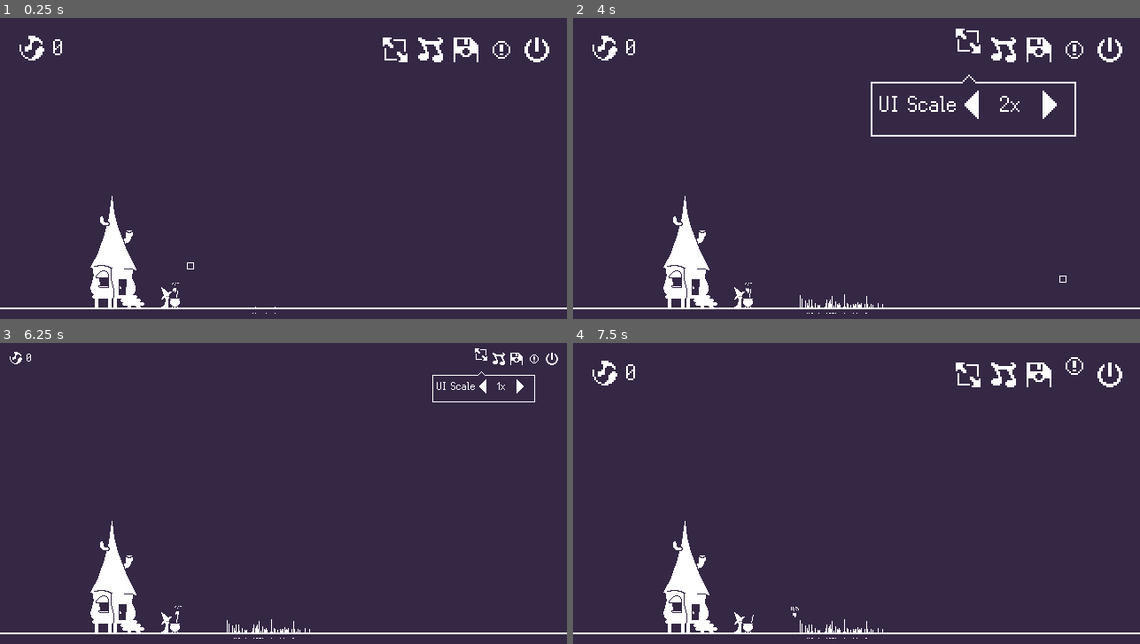
Above: before the commit, frames 1-4 (two rows, left to right).
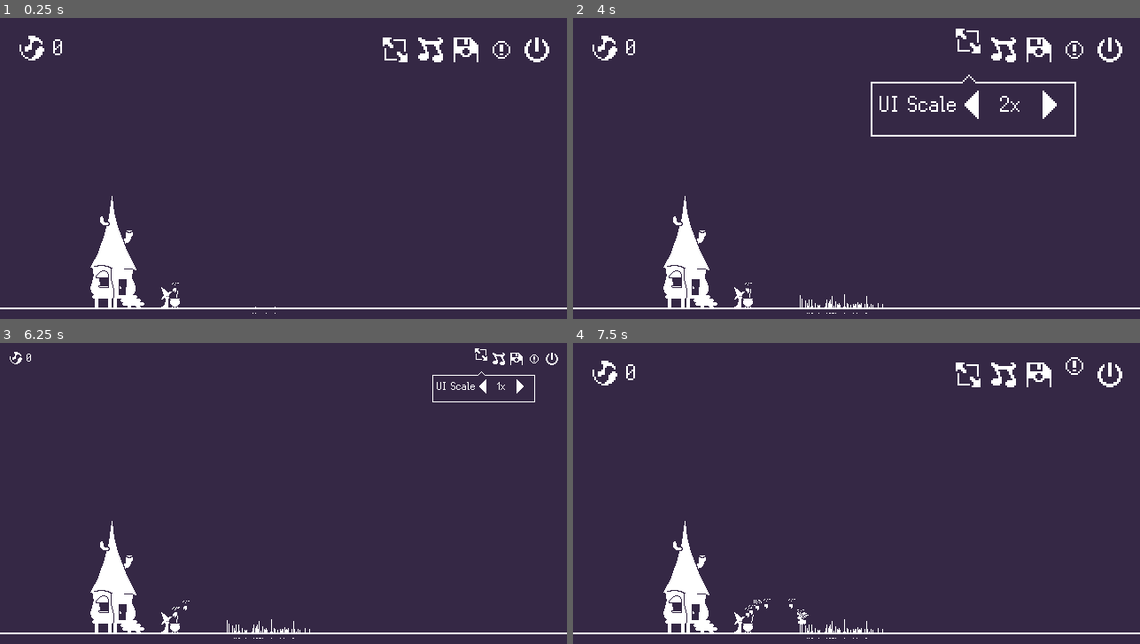
Above: after the commit, the same moments.

Repository: nicokumike/MajoKara
Game: Godot game, scene res://main.tscn
Two runs of this game, one before a commit and one after it. Both use one fixed random seed, a clock stepped at 60 frames per second and the inputs below.
Inputs (mouse positions are in pixels of both pictures, inside the frame that each line leads up to):
- Up to frame 1 (0.25 s): no input
- Up to frame 2 (4 s): click (969, 51) at 0.5 s; click (1071, 51) at 1.25 s; click (969, 51) at 2 s; click (981, 105) at 2.75 s; click (1088, 60) at 3.5 s
- Up to frame 3 (6.25 s): click (498, 376) at 4.25 s; click (396, 376) at 5 s; click (408, 430) at 5.75 s
- Up to frame 4 (7.5 s): click (1088, 385) at 6.5 s; click (1071, 376) at 7.25 s

The runs differ from the first frame. In frame 1, less than 0.1% of the frame differs, in the area x 32-35%, y 81-84%; in frame 2, less than 0.1%; in frame 3, less than 0.1%; in frame 4, 0.1%, in the area x 30-42%, y 85-94%.

Commit message:
holy shit this is so cool

Diff:
--- a/Entities/Environment/ground.tscn
+++ b/Entities/Environment/ground.tscn
@@ -8,7 +8,6 @@
 [ext_resource type="Script" uid="uid://dpsa1igwwgwj1" path="res://Entities/Environment/planter.gd" id="7_d6xj7"]
 [ext_resource type="Theme" uid="uid://g8abk264gjw4" path="res://Assets/UI/Themes/label.tres" id="7_rt06b"]
 [ext_resource type="PackedScene" uid="uid://naq2dhl5ely2" path="res://Entities/Fairies/Fairy.tscn" id="8_rt06b"]
-[ext_resource type="PackedScene" uid="uid://b31we60e2a6bc" path="res://Entities/Debug/boxxerton.tscn" id="9_4e8f1"]
 
 [sub_resource type="Animation" id="Animation_3ryhh"]
 length = 0.001
@@ -54,6 +53,12 @@
 "points": PackedVector2Array(0, 0, 0, 0, 200, 0, 0, 0, 0, 0, 100, 0)
 }
 point_count = 2
+
+[sub_resource type="Curve2D" id="Curve2D_rt06b"]
+resource_local_to_scene = true
+
+[sub_resource type="Curve2D" id="Curve2D_4e8f1"]
+resource_local_to_scene = true
 
 [node name="Ground" type="Node2D"]
 script = ExtResource("1_xacfp")
@@ -119,8 +124,42 @@
 
 [node name="MainFairy" parent="." instance=ExtResource("8_rt06b")]
 position = Vector2(197.545, -16.565)
+curve = SubResource("Curve2D_rt06b")
 
-[node name="Boxxerton" parent="." instance=ExtResource("9_4e8f1")]
-position = Vector2(193, -43)
+[node name="MainFairy2" parent="." instance=ExtResource("8_rt06b")]
+position = Vector2(197.545, -16.565)
+curve = SubResource("Curve2D_4e8f1")
+
+[node name="MainFairy3" parent="." instance=ExtResource("8_rt06b")]
+position = Vector2(197.545, -16.565)
+curve = SubResource("Curve2D_4e8f1")
+
+[node name="MainFairy4" parent="." instance=ExtResource("8_rt06b")]
+position = Vector2(197.545, -16.565)
+curve = SubResource("Curve2D_4e8f1")
+
+[node name="MainFairy5" parent="." instance=ExtResource("8_rt06b")]
+position = Vector2(197.545, -16.565)
+curve = SubResource("Curve2D_4e8f1")
+
+[node name="MainFairy6" parent="." instance=ExtResource("8_rt06b")]
+position = Vector2(197.545, -16.565)
+curve = SubResource("Curve2D_4e8f1")
+
+[node name="MainFairy7" parent="." instance=ExtResource("8_rt06b")]
+position = Vector2(197.545, -16.565)
+curve = SubResource("Curve2D_4e8f1")
+
+[node name="MainFairy8" parent="." instance=ExtResource("8_rt06b")]
+position = Vector2(197.545, -16.565)
+curve = SubResource("Curve2D_4e8f1")
+
+[node name="MainFairy9" parent="." instance=ExtResource("8_rt06b")]
+position = Vector2(197.545, -16.565)
+curve = SubResource("Curve2D_4e8f1")
+
+[node name="MainFairy10" parent="." instance=ExtResource("8_rt06b")]
+position = Vector2(197.545, -16.565)
+curve = SubResource("Curve2D_4e8f1")
 
 [connection signal="timeout" from="Forest/Timer" to="Forest/Planter" method="_on_timer_timeout"]
--- a/Entities/Fairies/Fairy.tscn
+++ b/Entities/Fairies/Fairy.tscn
@@ -1,13 +1,13 @@
-[gd_scene load_steps=12 format=3 uid="uid://naq2dhl5ely2"]
+[gd_scene load_steps=11 format=3 uid="uid://naq2dhl5ely2"]
 
 [ext_resource type="Script" uid="uid://c2mnd4tnqjq6a" path="res://Entities/Fairies/fairy.gd" id="1_2u0gk"]
 [ext_resource type="Texture2D" uid="uid://dm7kmtc1mpsao" path="res://Assets/Entities/Characters/Fairy.png" id="1_dgycp"]
 [ext_resource type="Script" uid="uid://bu5l44w33brnm" path="res://Entities/Fairies/fairy_area.gd" id="3_7xlch"]
 [ext_resource type="Texture2D" uid="uid://bq67khybdjo5t" path="res://Assets/UI/sound.png" id="4_0e58w"]
 [ext_resource type="Theme" uid="uid://g8abk264gjw4" path="res://Assets/UI/Themes/label.tres" id="5_y87h0"]
-[ext_resource type="Texture2D" uid="uid://dao16alc3o2pa" path="res://Assets/UI/autosave1.png" id="6_4oqe8"]
 
 [sub_resource type="Curve2D" id="Curve2D_0e58w"]
+resource_local_to_scene = true
 
 [sub_resource type="Animation" id="Animation_2u0gk"]
 resource_name = "Flying"
@@ -106,9 +106,7 @@
 [node name="GrassCollection" type="Timer" parent="."]
 wait_time = 0.2
 
-[node name="Autosave1" type="Sprite2D" parent="."]
-visible = false
-texture = ExtResource("6_4oqe8")
+[node name="Return" type="Marker2D" parent="."]
 
 [connection signal="area_entered" from="Locator/Area2D" to="Locator/Area2D" method="_on_area_entered"]
 [connection signal="connect_grass" from="Locator/Area2D" to="." method="_on_area_2d_connect_grass"]
--- a/Entities/Fairies/fairy.gd
+++ b/Entities/Fairies/fairy.gd
@@ -18,7 +18,7 @@
 var collection_factor = 1
 var moved = true
 var current_pos = Vector2()
-var speed = randf_range(2, 2)
+var speed = randf_range(1, 1)
 var inventory = 0
 var max_storage = 9999
 
@@ -34,8 +34,9 @@
 
 func set_end_point(end_pos):
 	path.curve.add_point(to_local(end_pos))
+	follow.progress_ratio = 0
 	var arch = end_pos - self.position
-	var outX = arch.x/5
+	var outX = arch.x/randf_range(1.5, 3.5)
 	path.curve.set_point_out(0, Vector2(outX, -outX))
 	path.curve.set_point_out(1, Vector2(-outX, -outX))
 	fairy_flight()
@@ -73,9 +74,11 @@
 	search_for_plant()
 
 func _on_area_2d_connect_grass(sender, value) -> void:
+
 	locator_timeout.stop()
 	sender.fairy_acknowledges_me()
 	current_grass = sender
+	sender.ray_cast_2d.enabled = false
 	if moved == true:
 		locator.global_position.y = SignalBus.ground_position.y
 		locator.position.y += value
@@ -86,7 +89,6 @@
 func reset():
 	while path.curve.get_point_count() > 0:
 		path.curve.remove_point(0)
-	follow.progress_ratio = 0
 	locator.global_position.y += -16
 	current_grass = null
 	get_current_position()
@@ -97,7 +99,7 @@
 		if inventory < max_storage:
 			current_grass._collected(collection_factor)
 			inventory += 1
-			self.position.y += 1
+			follow.position.y += 1
 			label.text = str(inventory) + "/5"
 		else:
 			inventory_full()
Not shown: 1 places in Entities/Environment/ground.tscn that only renumber resources
